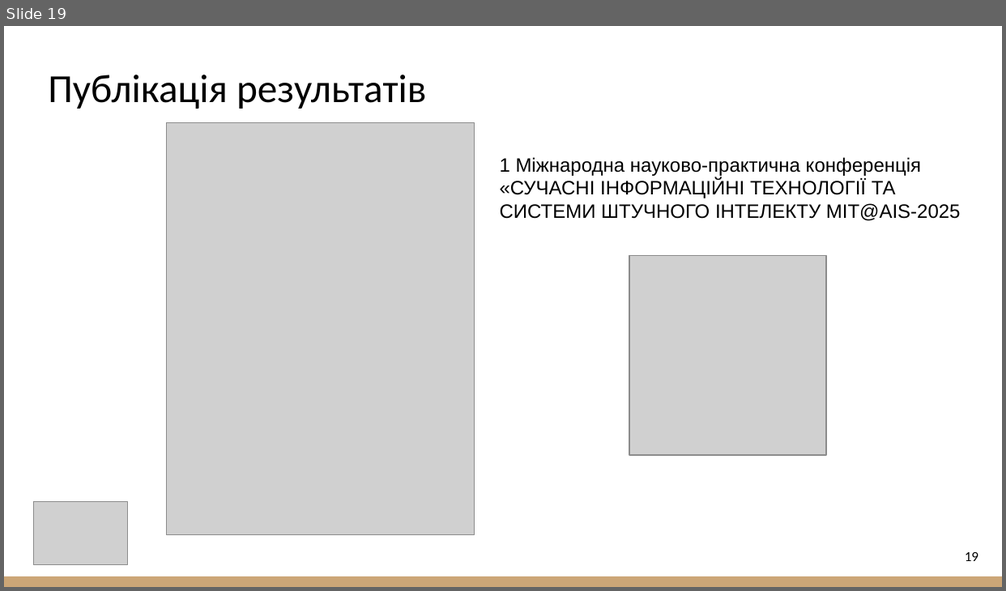
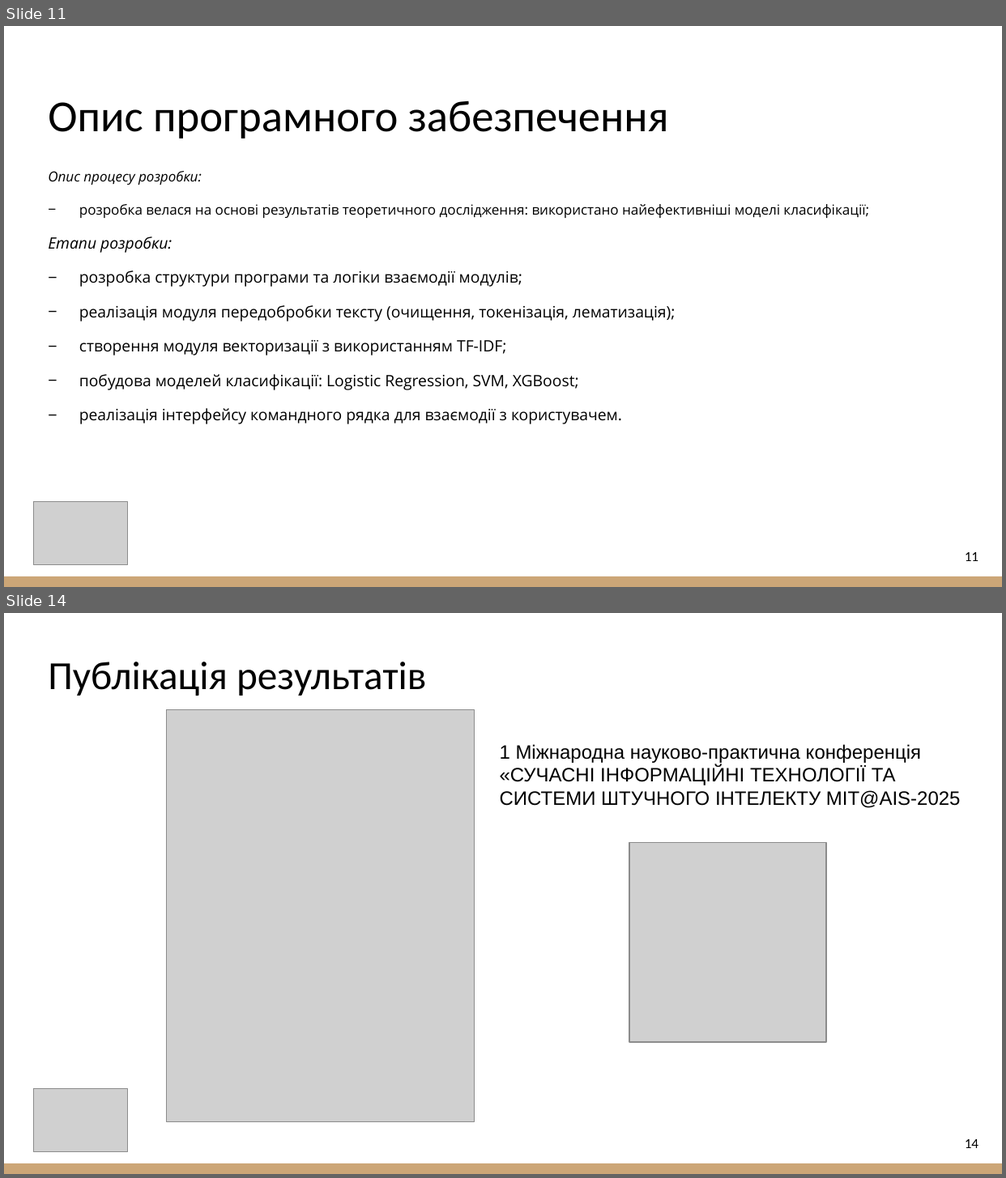
Before and after one commit to Wind6365/fake_news_detector_archive, a slide deck: 2025_М_ПІ_ІПЗм-23-1_Шагун_А_С.pptx. Shown one above the other, each under a label of ours: slide 19 before the commit, slides 11 and 14 after it; the slides between them are not shown. The pictures are 1006x591 and 1006x1178 pixels, drawn with LibreOffice and Linux fonts; fonts in the diff are those of the drawing; grey boxes stand for pictures. Boxes give left, top, right and bottom in pixels: in the first picture for what was removed or moved away, otherwise in the second. Text is boxed around its words. In the diff, an @@ line names an element or a change of style, - is before the commit and + after.

```diff
--- a/2025_М_ПІ_ІПЗм-23-1_Шагун_А_С.pptx
+++ b/2025_М_ПІ_ІПЗм-23-1_Шагун_А_С.pptx
@@ slide 11 added at (4,26,1002,587), background #FFFFFF; not listed: 1 template element that a slide beside it also shows @@
@@ title added at (48,101,669,139), 32 pt, text #000000 @@
+Опис програмного забезпечення
@@ text added at (48,171,869,425), 11.2 pt, text #000000 @@
+Опис процесу розробки:
+− розробка велася на основі результатів теоретичного дослідження: використано найефективніші моделі класифікації;
+Етапи розробки:
+− розробка структури програми та логіки взаємодії модулів;
+− реалізація модуля передобробки тексту (очищення, токенізація, лематизація);
+− створення модуля векторизації з використанням TF-IDF;
+− побудова моделей класифікації: Logistic Regression, SVM, XGBoost;
+− реалізація інтерфейсу командного рядка для взаємодії з користувачем.
@@ picture added at (33,502,127,566) @@
@@ page number added at (965,552,978,561), 10 pt, text #000000 @@
+11
@@ what was slide 19 is now slide 14 @@
@@ page number at (965,1139,978,1148): text changed @@
-19
+14
```
Also in this commit, not shown: 4 slides changed, 9 other slides added, 15 slides removed.
